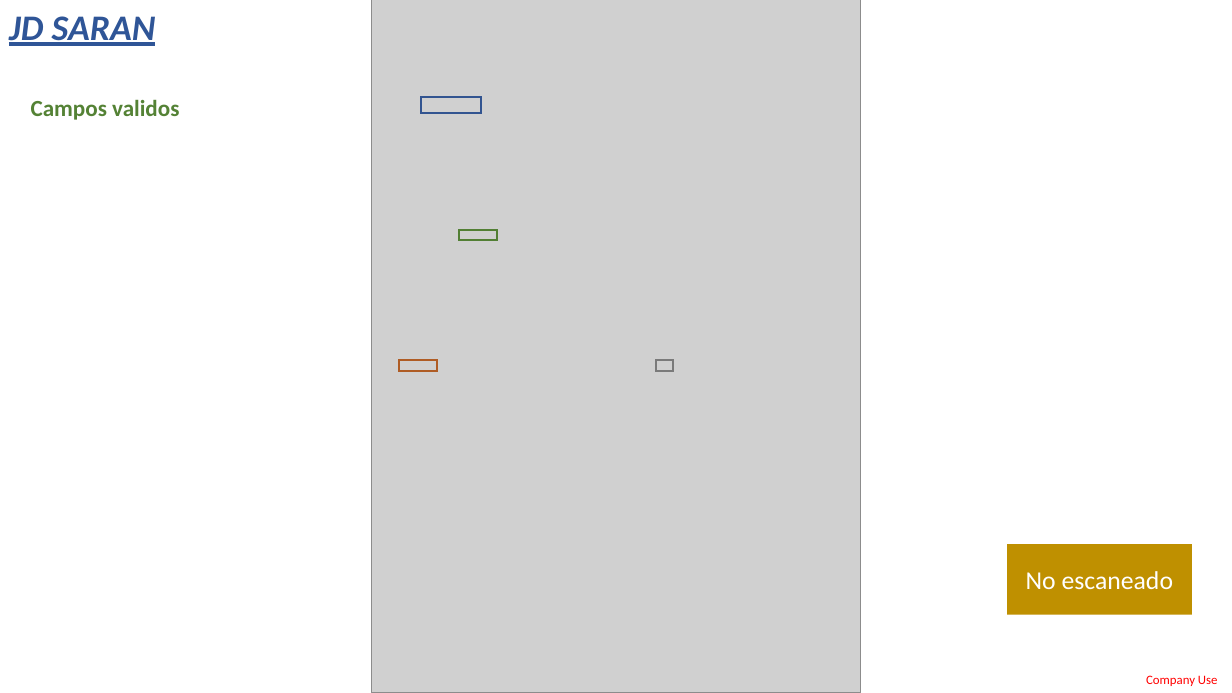
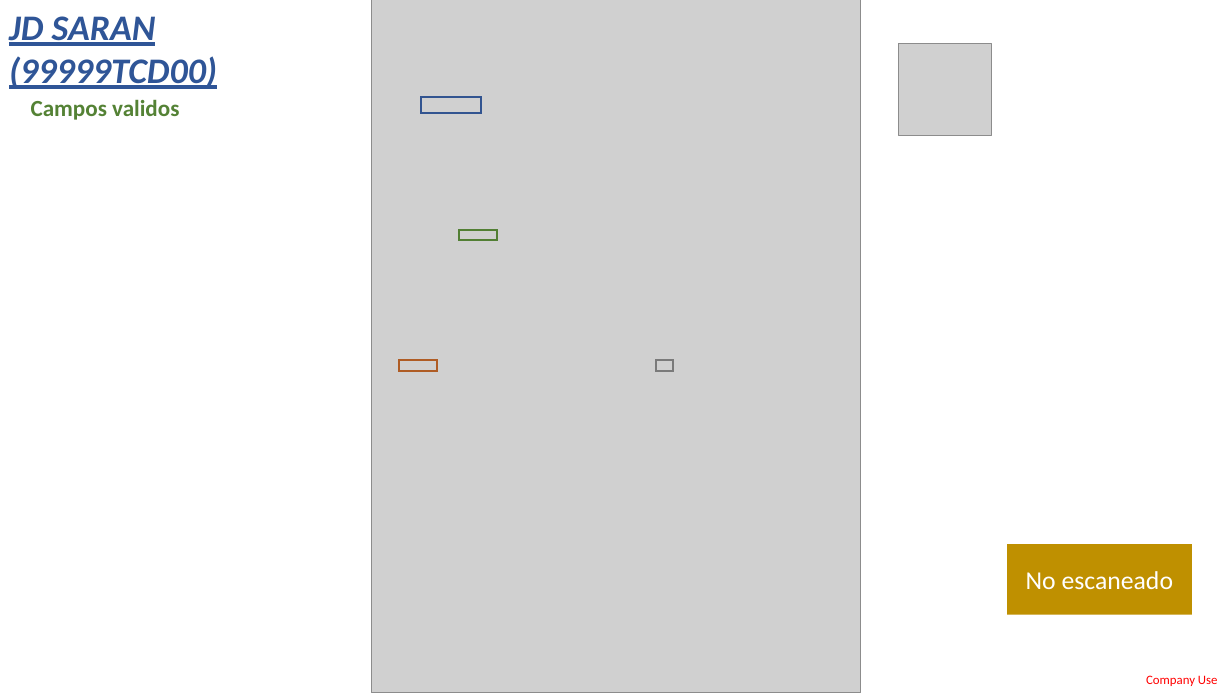
Before and after one commit to LobatoJaime/Bot-Creacion-de-Pedidos, a slide deck: slide 13 of AI_Engine/Info/ExtraccionDatos.pptx (slide 11 before the commit). Drawn at 1232x693 pixels with LibreOffice and Linux fonts; fonts in the diff are those of the drawing; grey boxes stand for pictures. Boxes give left, top, right and bottom in pixels: in the first picture for what was removed or moved away, otherwise in the second. Text is boxed around its words. In the diff, an @@ line names an element or a change of style, - is before the commit and + after.

```diff
--- a/AI_Engine/Info/ExtraccionDatos.pptx
+++ b/AI_Engine/Info/ExtraccionDatos.pptx
@@ text at (9,16,217,89): text changed @@
-JD SARAN
+JD SARAN (99999TCD00)
@@ picture added at (899,43,992,136) @@
```
Also in this commit, not shown: 14 other slides changed, 1 other file.
